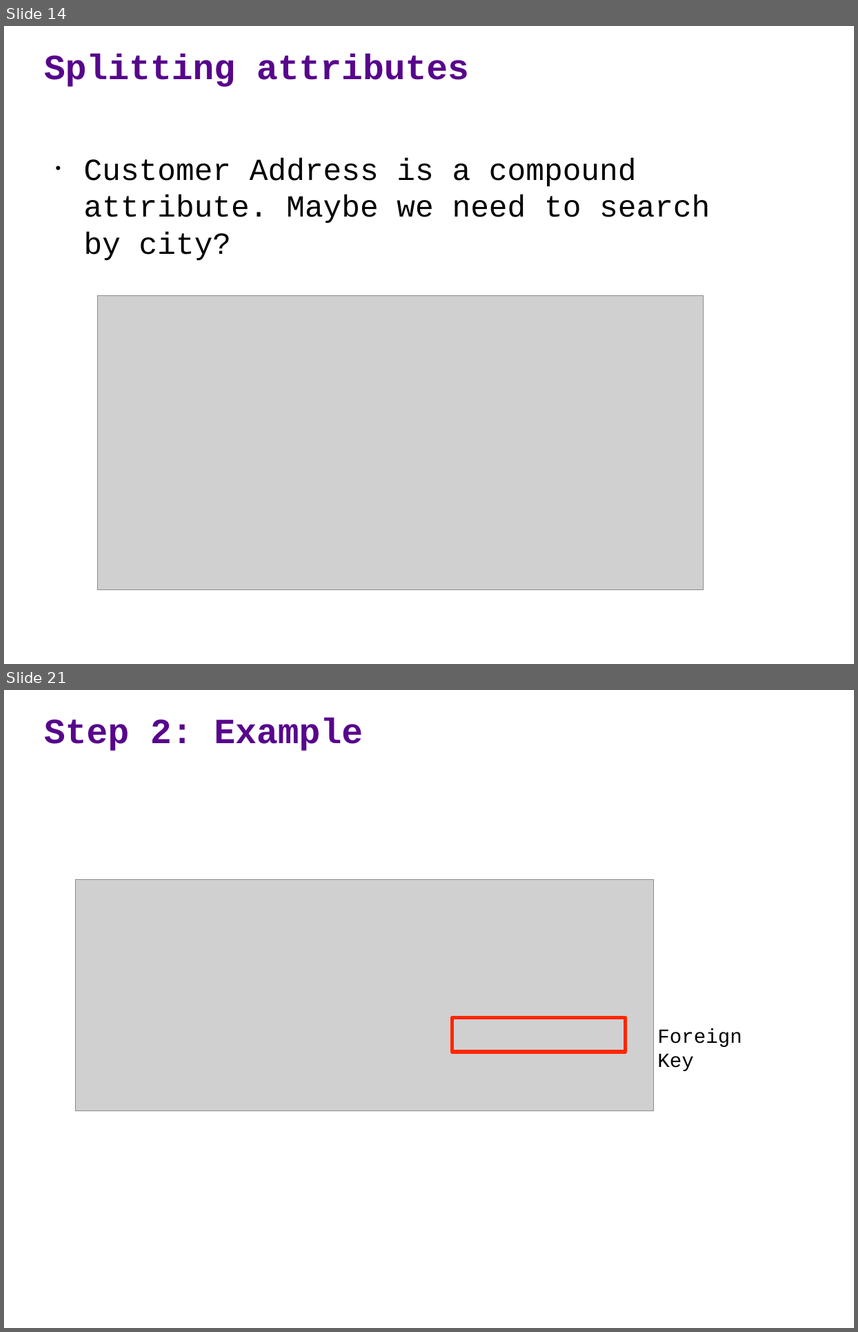
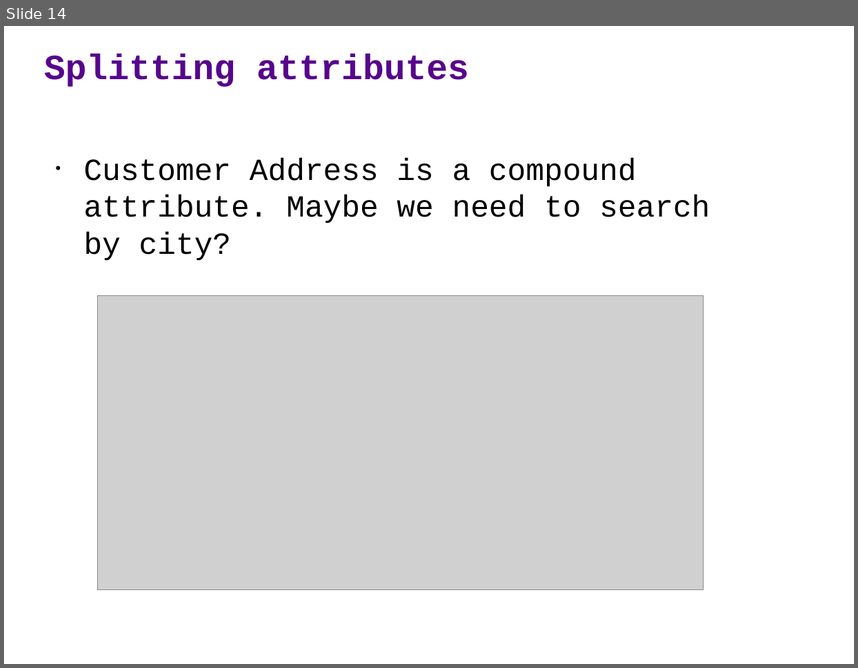
Before and after one commit to ipeirotis/introduction-to-databases, a slide deck: session1/A2-ER_modeling-WaterUtility.pptx. Shown one above the other, each under a label of ours: slides 14 and 21 before the commit, slide 14 after it; the slides between them are not shown. The pictures are 858x1332 and 858x668 pixels, drawn with LibreOffice and Linux fonts; fonts in the diff are those of the drawing; grey boxes stand for pictures. Boxes give left, top, right and bottom in pixels: in the first picture for what was removed or moved away, otherwise in the second. Text is boxed around its words. In the diff, an @@ line names an element or a change of style, - is before the commit and + after.

```diff
--- a/session1/A2-ER_modeling-WaterUtility.pptx
+++ b/session1/A2-ER_modeling-WaterUtility.pptx
@@ slide 21 removed at <box>4,690,854,1328</box>, background #FFFFFF @@
@@ text removed at <box>44,718,363,751</box> @@
-Step 2: Example
@@ picture removed at <box>75,880,653,1111</box> @@
@@ rectangle removed at <box>452,1018,626,1052</box> @@
@@ text removed at <box>657,1029,742,1071</box> @@
-Foreign Key
```
Also in this commit, not shown: 12 other slides removed.
